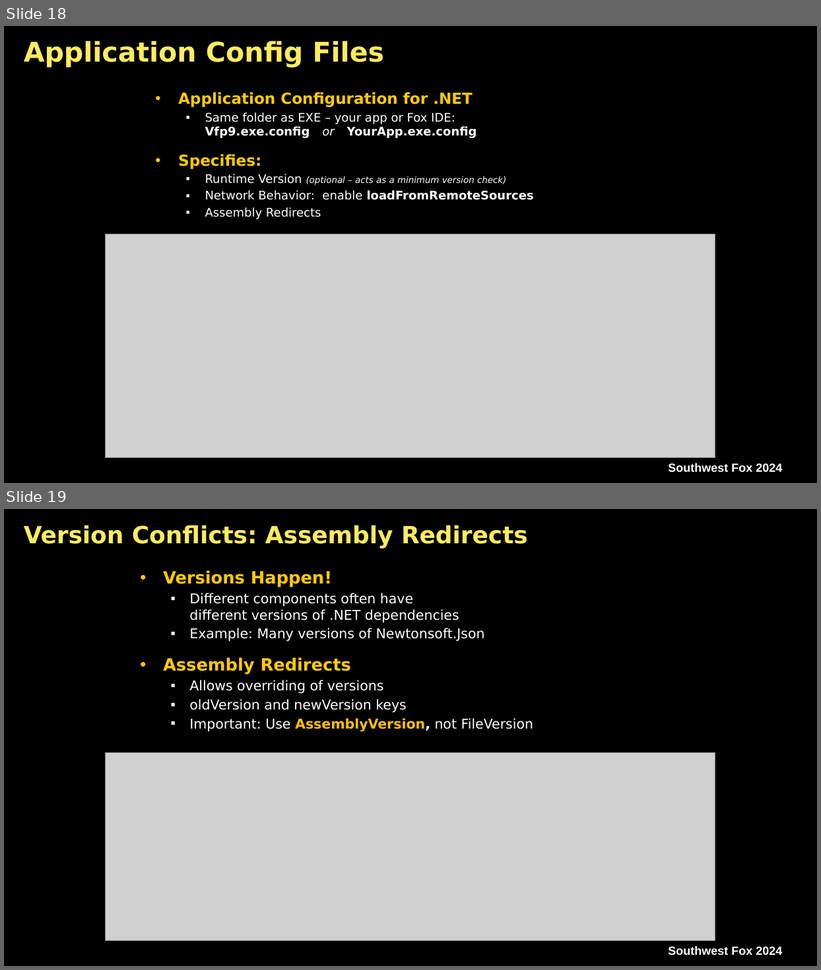
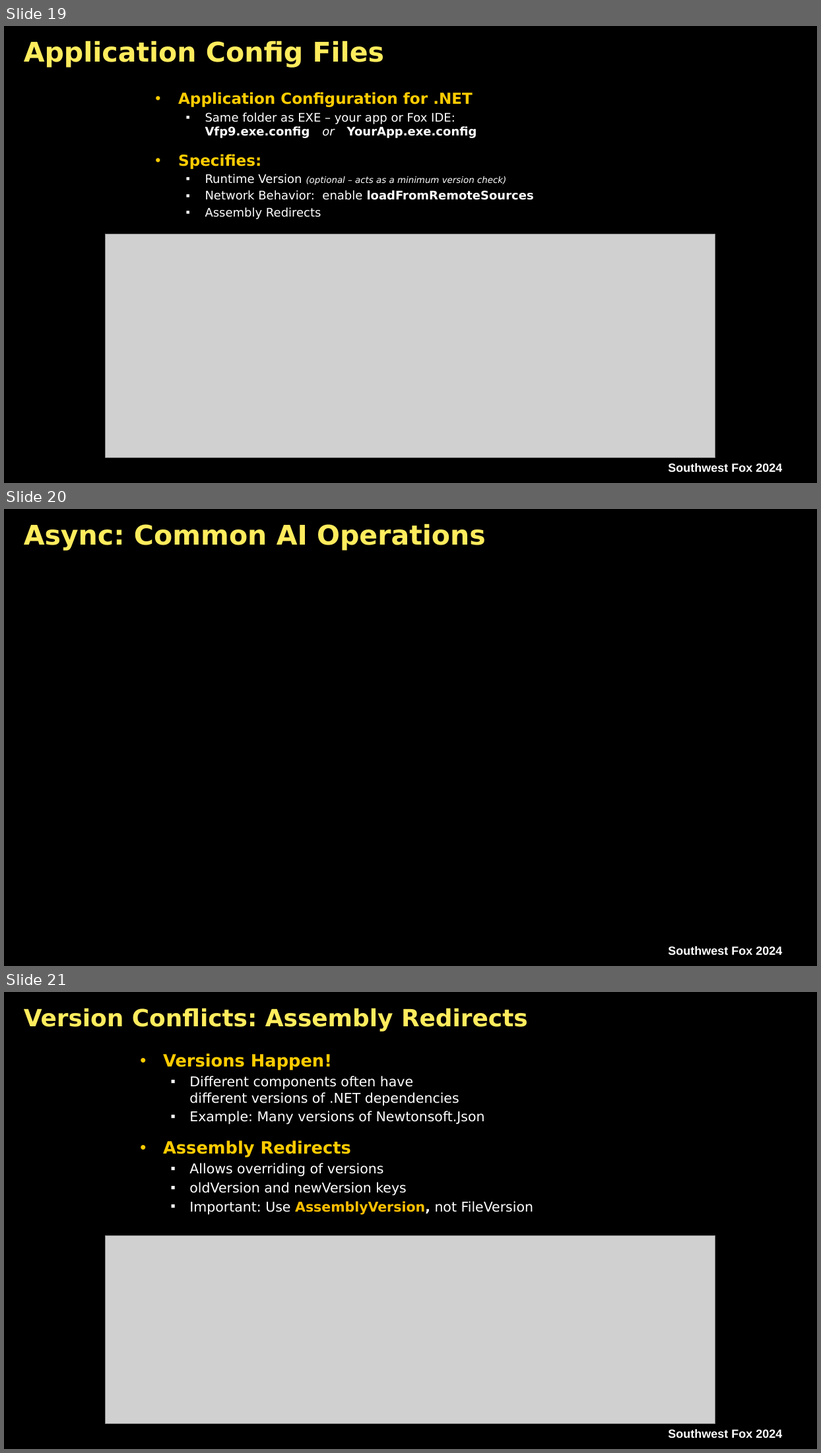
Before and after one commit to RickStrahl/swfox2024-wwdotnetbridge-revisited, a slide deck: Documents/Strahl-swFox2024-wwDotnetBridge-Revisited.pptx. Shown one above the other, each under a label of ours: slides 18 and 19 before the commit, slides 19, 20 and 21 after it. The pictures are 821x970 and 821x1453 pixels, drawn with LibreOffice and Linux fonts; fonts in the diff are those of the drawing; grey boxes stand for pictures; background and template pictures are left out. Boxes give left, top, right and bottom in pixels: in the first picture for what was removed or moved away, otherwise in the second. Text is boxed around its words. In the diff, an @@ line names an element or a change of style, - is before the commit and + after.

```diff
--- a/Documents/Strahl-swFox2024-wwDotnetBridge-Revisited.pptx
+++ b/Documents/Strahl-swFox2024-wwDotnetBridge-Revisited.pptx
@@ slide 20 added at [4,509,817,966], background picture (left out); not listed: 1 template element that a slide beside it also shows @@
@@ title added at [24,524,486,551], 32 pt, text #FFEC5D, bold @@
+Async: Common AI Operations
@@ what was slide 18 is now slide 19 @@
@@ what was slide 19 is now slide 21 @@
```
Also in this commit, not shown: 6 slides changed, 1 other slide added, 15 other files.
